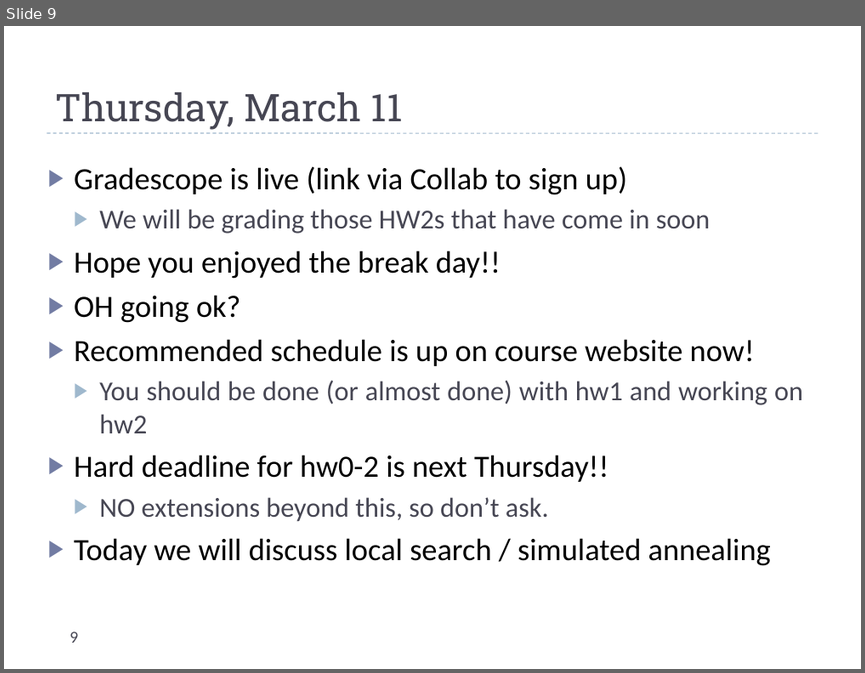
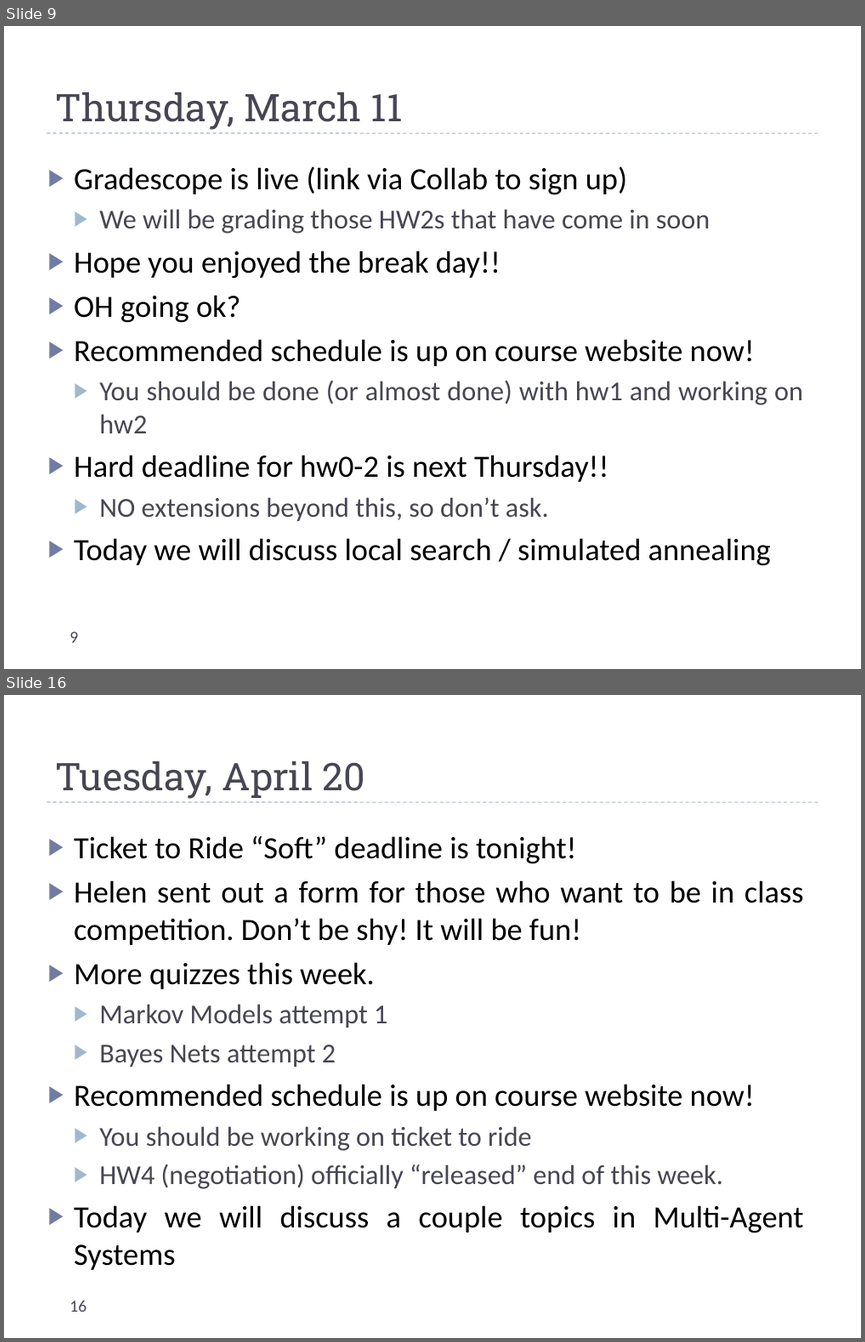
Before and after one commit to markfloryan/AI, a slide deck: slides/dailyannouncements.pptx. Shown one above the other, each under a label of ours: slide 9 before the commit, slides 9 and 16 after it; the slides between them are not shown. The pictures are 865x673 and 865x1342 pixels, drawn with LibreOffice and Linux fonts; fonts in the diff are those of the drawing. Boxes give left, top, right and bottom in pixels: in the first picture for what was removed or moved away, otherwise in the second. Text is boxed around its words. In the diff, an @@ line names an element or a change of style, - is before the commit and + after.

```diff
--- a/slides/dailyannouncements.pptx
+++ b/slides/dailyannouncements.pptx
@@ slide 16 added at (4, 695, 861, 1338), background #FFFFFF; not listed: 1 template element that a slide beside it also shows @@
@@ title added at (55, 761, 365, 799), 32 pt, text #464653 @@
+Tuesday, April 20
@@ text added at (74, 836, 804, 1270), 26 pt, text #000000 @@
+▶ Ticket to Ride “Soft” deadline is tonight!
+▶ Helen sent out a form for those who want to be in class competition. Don’t be shy! It will be fun!
+▶ More quizzes this week.
+  ▶ Markov Models attempt 1
+  ▶ Bayes Nets attempt 2
+▶ Recommended schedule is up on course website now!
+  ▶ You should be working on ticket to ride
+  ▶ HW4 (negotiation) officially “released” end of this week.
+▶ Today we will discuss a couple topics in Multi-Agent Systems
@@ page number added at (69, 1299, 86, 1311), 14 pt, text #464653 @@
+16
```
Also in this commit, not shown: 6 other slides added, 18 other files.
